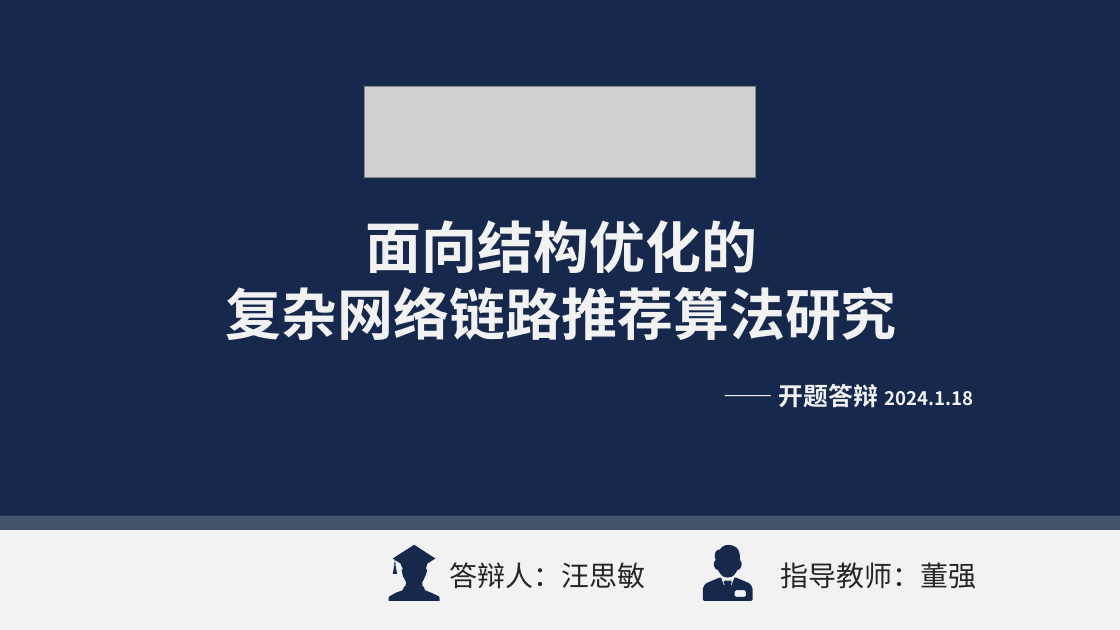
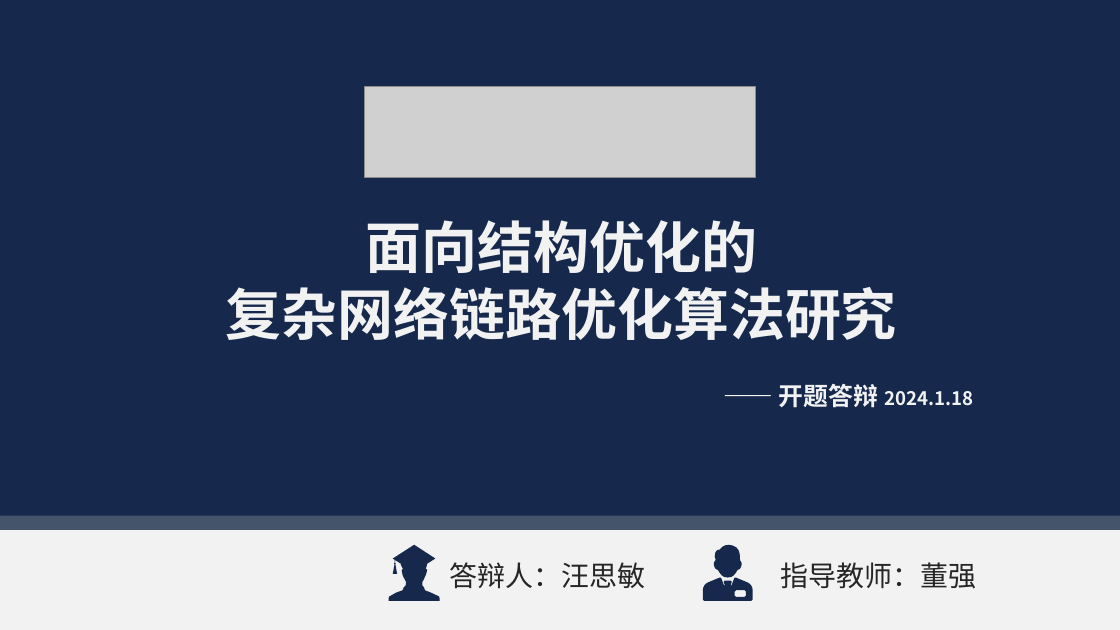
Before and after one commit to Akihi7777/day-day-up, a slide deck: slide 1 of 毕业近在咫尺/开题答辩-wsm.pptx. Drawn at 1120x630 pixels with LibreOffice and Linux fonts; fonts in the diff are those of the drawing; grey boxes stand for pictures; background and template pictures are left out. Boxes give left, top, right and bottom in pixels: in the first picture for what was removed or moved away, otherwise in the second. Text is boxed around its words. In the diff, an @@ line names an element or a change of style, - is before the commit and + after.

```diff
--- a/毕业近在咫尺/开题答辩-wsm.pptx
+++ b/毕业近在咫尺/开题答辩-wsm.pptx
@@ text at [225,287,897,340]: text changed @@
-复杂网络链路推荐算法研究
+复杂网络链路优化算法研究
```
Also in this commit, not shown: 1 other file.
